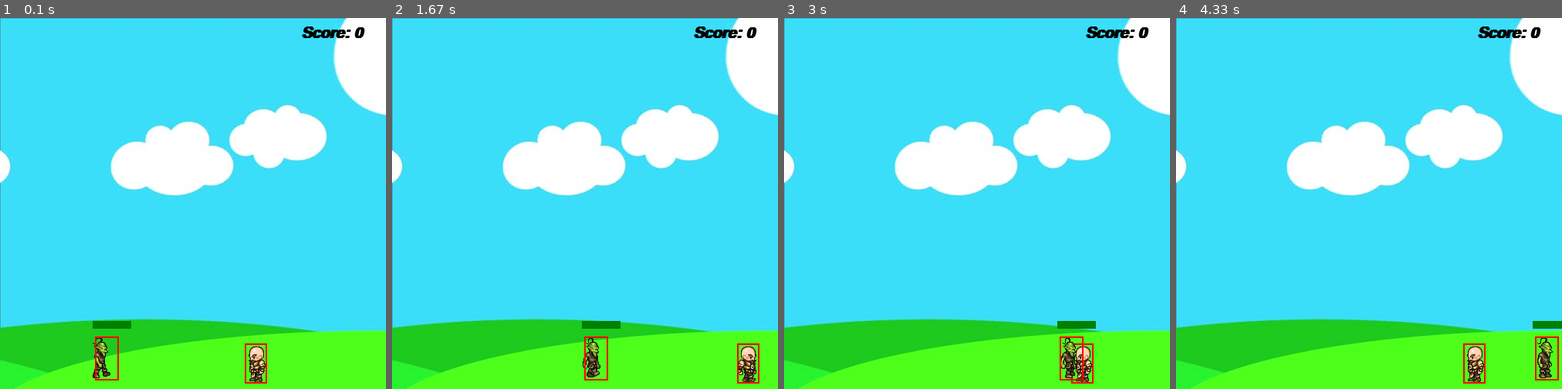
Above: before the commit, frames 1-4 (left to right).
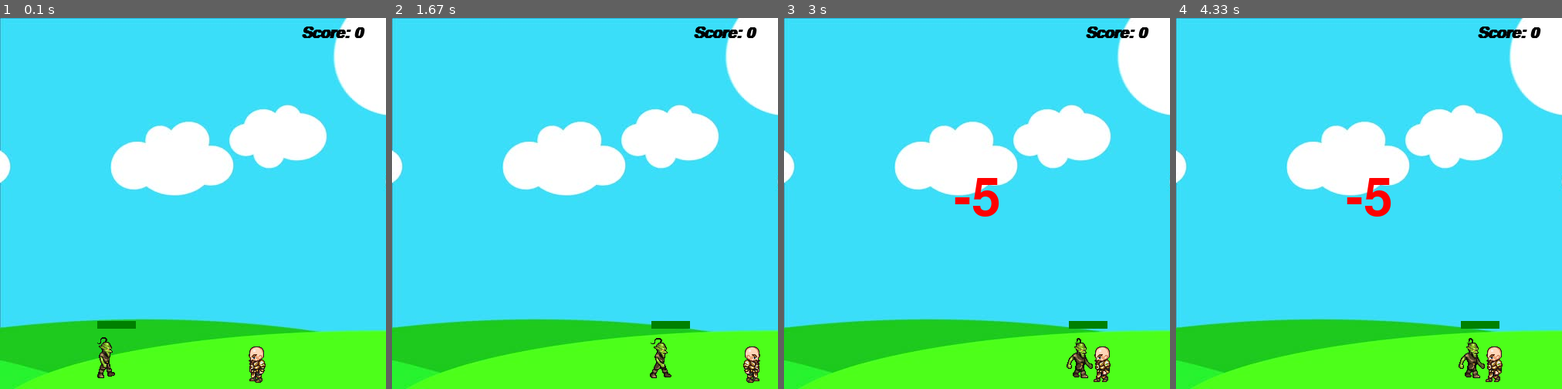
Above: after the commit, the same moments.

Repository: Genosha55/pygame_basics
Game: pygame game, started from main.py
The game is run twice, just before and just after one commit, with the same random seed, the same clock (stepped at 60 frames per second) and the same inputs.
Inputs:
- Up to frame 1 (0.1 s): no input
- Up to frame 2 (1.67 s): hold Right 0.33-0.8 s; hold Up 0.83-1.13 s; hold Right 1.17-1.63 s
- Up to frame 3 (3 s): hold Left 1.67-2.2 s
- Up to frame 4 (4.33 s): no input

The runs differ from the first frame. In frame 1, 0.7% of the frame differs, in the area x 24-70%, y 81-99%; in frame 2, 1.6%; in frame 3, 1.8%; in frame 4, 2.2%, in the area x 44-100%, y 43-99%.

Commit message:
added sound effect, character collision

Diff:
--- a/main.py
+++ b/main.py
@@ -1,9 +1,10 @@
 import pygame
 pygame.init()
+# pygame.mixer.init()
 
 SCREEN_WIDTH = 500
 SCREEN_HEIGHT = 480
-FPS = 27
+FPS = 45
 win = pygame.display.set_mode((SCREEN_WIDTH,SCREEN_HEIGHT))
 
 pygame.display.set_caption("First Game")
@@ -29,6 +30,11 @@
 # Game_variables
 clock = pygame.time.Clock()
 score = 0
+
+# bulletSound = pygame.mixer.Sound("bullet.wav")
+# hitSound = pygame.mixer.Sound("hit.wav")
+# music = pygame.mixer.music.load("music.mp3")
+# pygame.mixer.music.play(-1)
 
 class Player(object):
     def __init__(self, x, y, width, height):
@@ -51,10 +57,10 @@
 
         if not self.standing:
             if self.left:
-                win.blit(walkLeft[self.walkCount//3], (self.x,self.y))
+                win.blit(walkLeft[self.walkCount//5], (self.x,self.y))
                 self.walkCount += 1
             elif self.right:
-                win.blit(walkRight[self.walkCount//3], (self.x,self.y))
+                win.blit(walkRight[self.walkCount//5], (self.x,self.y))
                 self.walkCount += 1
         else:
             if self.right:
@@ -62,8 +68,24 @@
             else:
                 win.blit(walkLeft[0], (self.x, self.y))
         self.hitbox = (self.x + 17, self.y + 11, 29, 52)
-        pygame.draw.rect(win, RED, self.hitbox, 2)
-
+        # pygame.draw.rect(win, RED, self.hitbox, 2)
+
+    def hit(self):
+        self.x = 60
+        self.y = 410
+        self.walkCount = 0
+        font1 = pygame.font.SysFont('comicsan', 100)
+        text = font1.render('-5', 1, RED)
+        win.blit(text, (SCREEN_WIDTH//2 - text.get_width()//2, 200))
+        pygame.display.update()
+        i = 0
+        while i < 300:
+            pygame.time.delay(10)
+            i += 1
+            for event in pygame.event.get():
+                if event.type==pygame.QUIT:
+                    i = 301
+                    pygame.quit
 
 class Projectile(object):
     def __init__(self, x, y, radius, color, facing):
@@ -96,7 +118,7 @@
         self.walkCount = 0
         self.vel = 3
         self.hitbox = (self.x + 17, self.y + 2, 31, 57)
-        self.health = 10
+        self.health = 9
         self.visible = True
 
     def draw(self,win):
@@ -106,18 +128,19 @@
                 self.walkCount = 0
 
             if self.vel > 0:
-                win.blit(self.walkRight[self.walkCount//3],
+                win.blit(self.walkRight[self.walkCount//5],
                 (self.x, self.y))
                 self.walkCount += 1
             else:
-                win.blit(self.walkLeft[self.walkCount//3],
+                win.blit(self.walkLeft[self.walkCount//5],
                 (self.x, self.y))
                 self.walkCount += 1
 
+            # add a health bar
             pygame.draw.rect(win, RED, (self.hitbox[0], self.hitbox[1]-20, 50,10))
-            pygame.draw.rect(win, DARKGREEN, (self.hitbox[0], self.hitbox[1]-20, 50 - (5*(10-self.health)),10))
+            pygame.draw.rect(win, DARKGREEN, (self.hitbox[0], self.hitbox[1]-20, 50 - (5*(9-self.health)),10))
             self.hitbox = (self.x + 17, self.y + 2, 31, 57)
-            pygame.draw.rect(win, RED, self.hitbox, 2)
+            # pygame.draw.rect(win, RED, self.hitbox, 2)
 
     def move(self):
         if self.vel > 0:
@@ -134,7 +157,7 @@
                 self.walkCount = 0
 
     def hit(self):
-        if self.health > 1:
+        if self.health > 0:
             self.health -= 1
         else:
             self.visible = False
@@ -160,6 +183,11 @@
 while run:
     clock.tick(FPS)
 
+    if hero.hitbox[1] < goblin.hitbox[1] + goblin.hitbox[3] and hero.hitbox[1] + hero.hitbox[3] > goblin.hitbox[1]:
+        if hero.hitbox[0] + hero.hitbox[2] > goblin.hitbox[0] and hero.hitbox[0] < goblin.hitbox[0] + goblin.hitbox[2]:
+            hero.hit()
+            score -= 5
+
     if shootLoop > 0:
         shootLoop += 1
     if shootLoop > 3:
@@ -172,6 +200,7 @@
     for bullet in bullets: # bullet movement
         if bullet.y - bullet.radius < goblin.hitbox[1] + goblin.hitbox[3] and bullet.y + bullet.radius > goblin.hitbox[1]:
             if bullet.x + bullet.radius > goblin.hitbox[0] and bullet.x - bullet.radius < goblin.hitbox[0] + goblin.hitbox[2]:
+                # hitSound.play()
                 goblin.hit()
                 score += 1
                 bullets.pop(bullets.index(bullet))
@@ -185,6 +214,7 @@
     keys = pygame.key.get_pressed()
 
     if keys[pygame.K_SPACE] and shootLoop == 0:
+        # bulletSound.play()
         if hero.left:
             facing = -1
         elif hero.right:
@@ -231,6 +261,4 @@
     redrawGameWindow()
 
 
-
-
 pygame.quit()
Not shown, added: bullet.wav
Not shown, added: hit.wav
